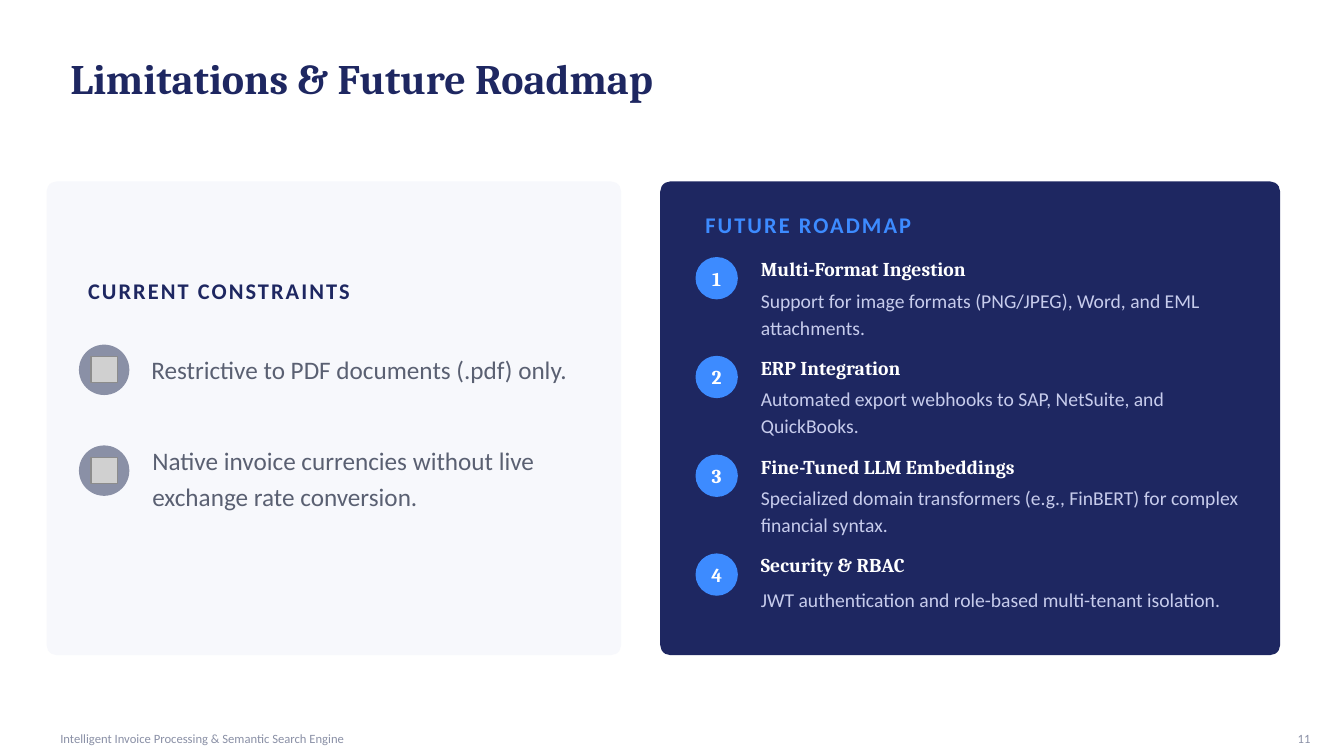
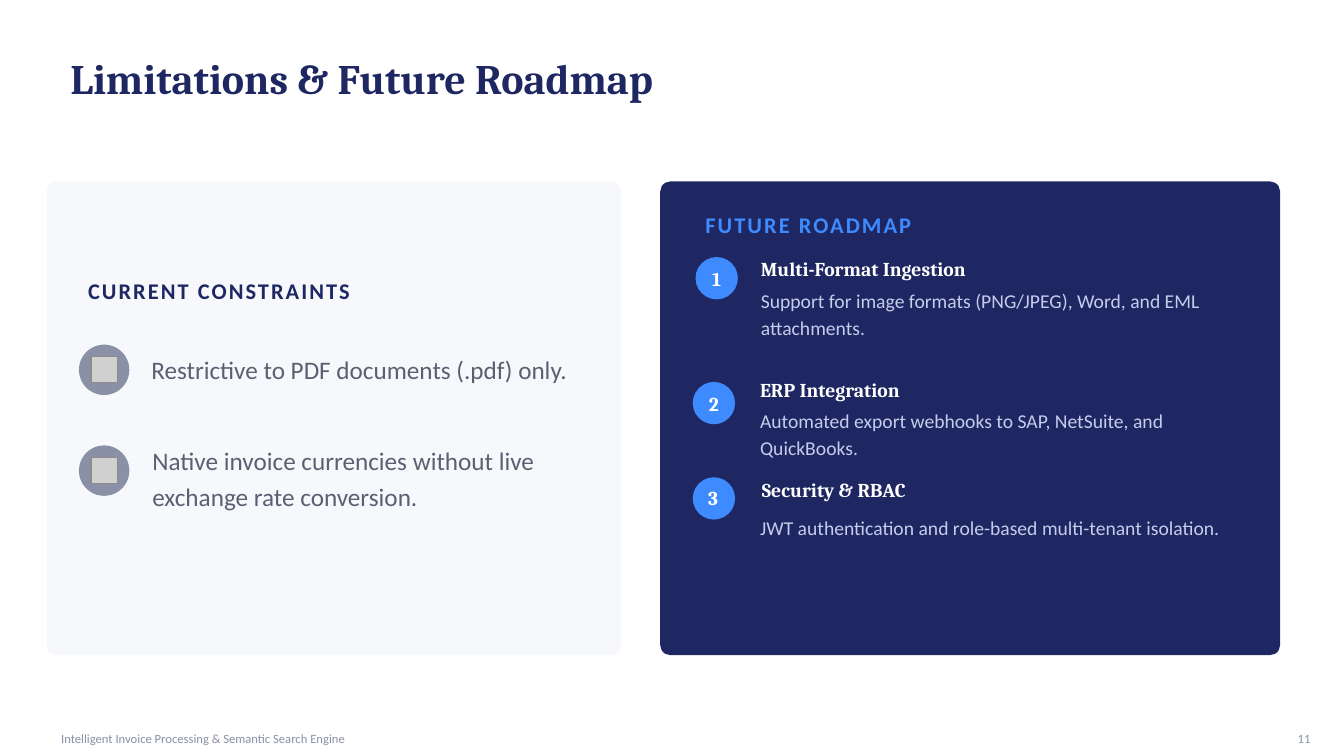
Before and after one commit to tanishkaGupta8/intelligent-invoice-processing, a slide deck: slide 10 of TanishkaGupta Intern PPT.pptx (slide 11 before the commit). Drawn at 1344x756 pixels with LibreOffice and Linux fonts; fonts in the diff are those of the drawing; grey boxes stand for pictures. Boxes give left, top, right and bottom in pixels: in the first picture for what was removed or moved away, otherwise in the second. Text is boxed around its words. In the diff, an @@ line names an element or a change of style, - is before the commit and + after.

```diff
--- a/TanishkaGupta Intern PPT.pptx
+++ b/TanishkaGupta Intern PPT.pptx
@@ text "2": place and size @@
-text "2" at [712,370,722,384]
+text "2" at [709,397,719,411]
@@ ellipse: place and size @@
-ellipse at [696,356,738,398]
+ellipse at [693,382,735,424]
@@ text "ERP Integration": place and size @@
-text "ERP Integration" at [761,361,900,380]
+text "ERP Integration" at [760,383,900,402]
@@ text "Automated export webhooks to SAP, ...": place and size @@
-text "Automated export webhooks to SAP, ..." at [761,392,1164,436]
+text "Automated export webhooks to SAP, ..." at [760,414,1163,458]
@@ text "3": place and size @@
-text "3" at [712,469,722,483]
+text "3" at [708,491,718,505]
@@ ellipse: place and size @@
-ellipse at [696,554,738,596]
+ellipse at [693,477,735,519]
@@ ellipse removed at [696,455,738,497] @@
@@ text "Security & RBAC": place and size @@
-text "Security & RBAC" at [761,558,905,577]
+text "Security & RBAC" at [762,483,906,502]
@@ text removed at [761,460,1015,478] @@
-Fine-Tuned LLM Embeddings
@@ text "JWT authentication and role-based multi-tenant ...": place and size @@
-text "JWT authentication and role-based multi-tenant ..." at [761,593,1220,607]
+text "JWT authentication and role-based multi-tenant ..." at [760,521,1219,535]
@@ text removed at [761,491,1238,535] @@
-Specialized domain transformers (e.g., FinBERT) for complex financial syntax.
@@ text removed at [711,568,722,582] @@
-4
```
Also in this commit, not shown: 1 other slide changed, 1 slide removed, 1 other file.
